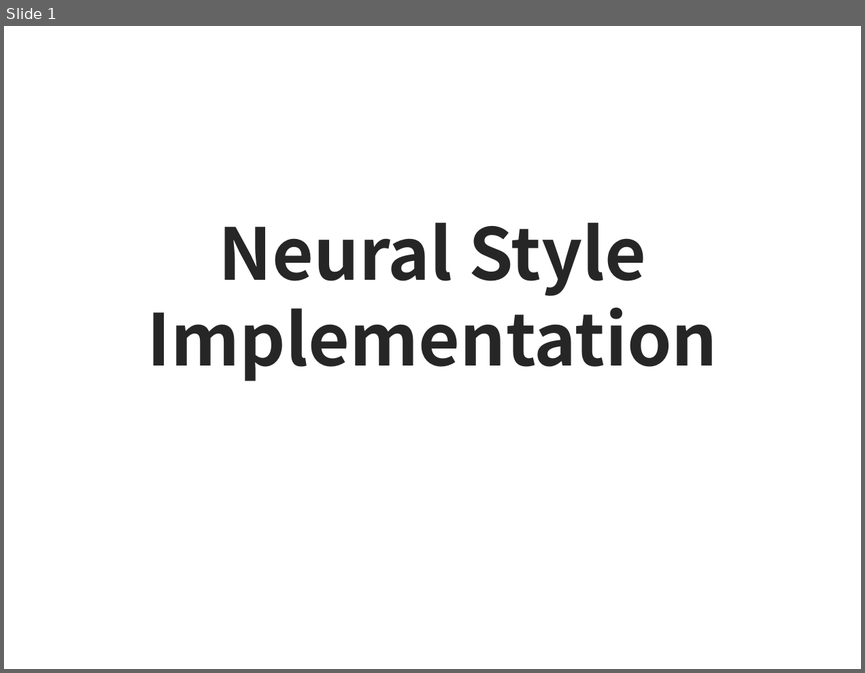
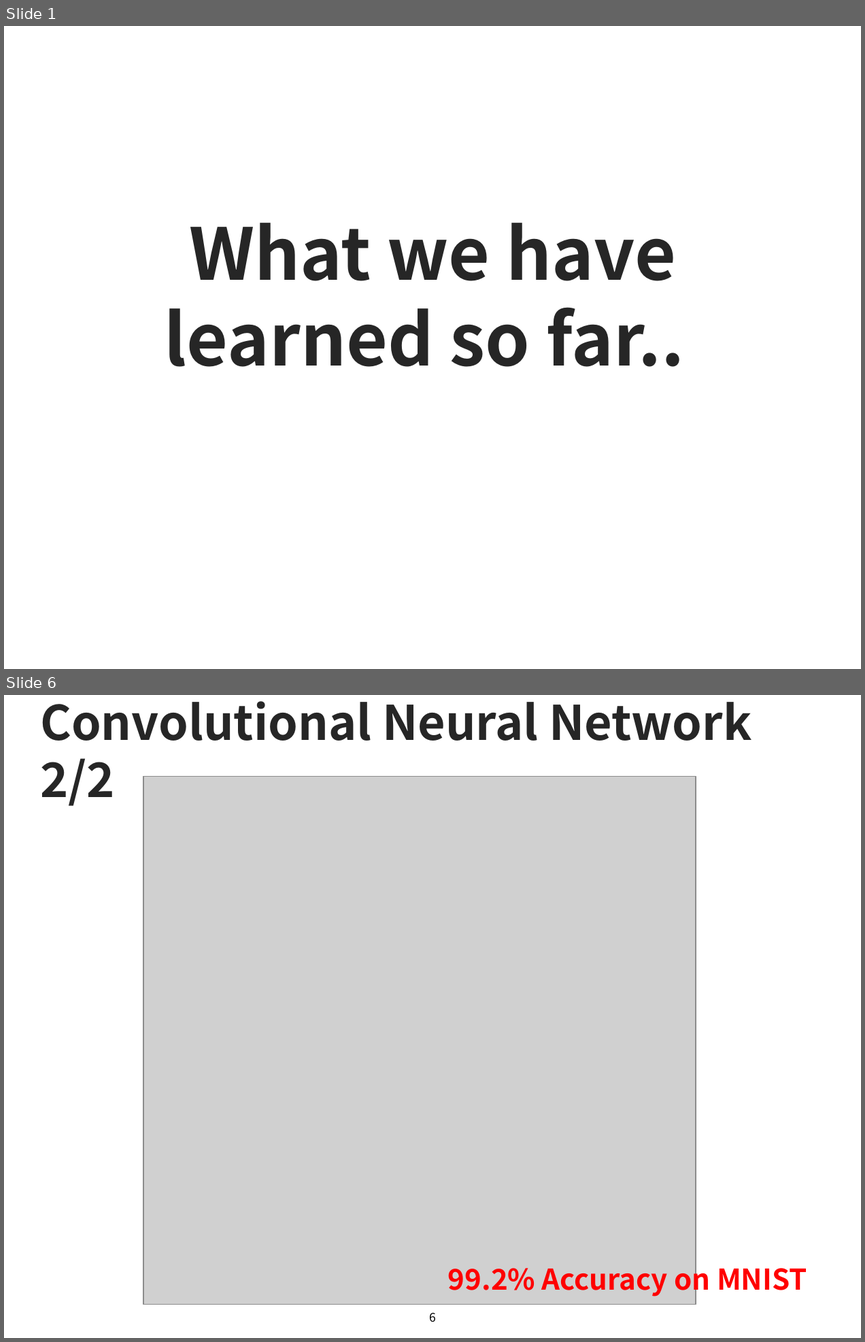
Before and after one commit to sjchoi86/Deep-Learning-101, a slide deck: lecture_notes/Week6-2e What we have learned.pptx. Shown one above the other, each under a label of ours: slide 1 before the commit, slides 1 and 6 after it; the slides between them are not shown. The pictures are 865x673 and 865x1342 pixels, drawn with LibreOffice and Linux fonts; fonts in the diff are those of the drawing; grey boxes stand for pictures. Boxes give left, top, right and bottom in pixels: in the first picture for what was removed or moved away, otherwise in the second. Text is boxed around its words. In the diff, an @@ line names an element or a change of style, - is before the commit and + after.

```diff
--- a/lecture_notes/Week6-2e What we have learned.pptx
+++ b/lecture_notes/Week6-2e What we have learned.pptx
@@ slide 6 added at [4,695,861,1338], background #FFFFFF @@
@@ title added at [40,701,751,806], 40 pt, text #262626, bold @@
+Convolutional Neural Network 2/2
@@ picture added at [143,777,696,1304] @@
@@ text added at [448,1260,807,1296], 24 pt, text #FF0000, bold @@
+99.2% Accuracy on MNIST
@@ page number added at [429,1312,436,1322], 10 pt, text #000000 @@
+6
@@ slide 1 changed as well @@
@@ text at [164,223,684,367]: text changed @@
-Neural Style Implementation
+What we have learned so far..
```
Also in this commit, not shown: 6 other slides added, 7 slides removed, 2 other files.
